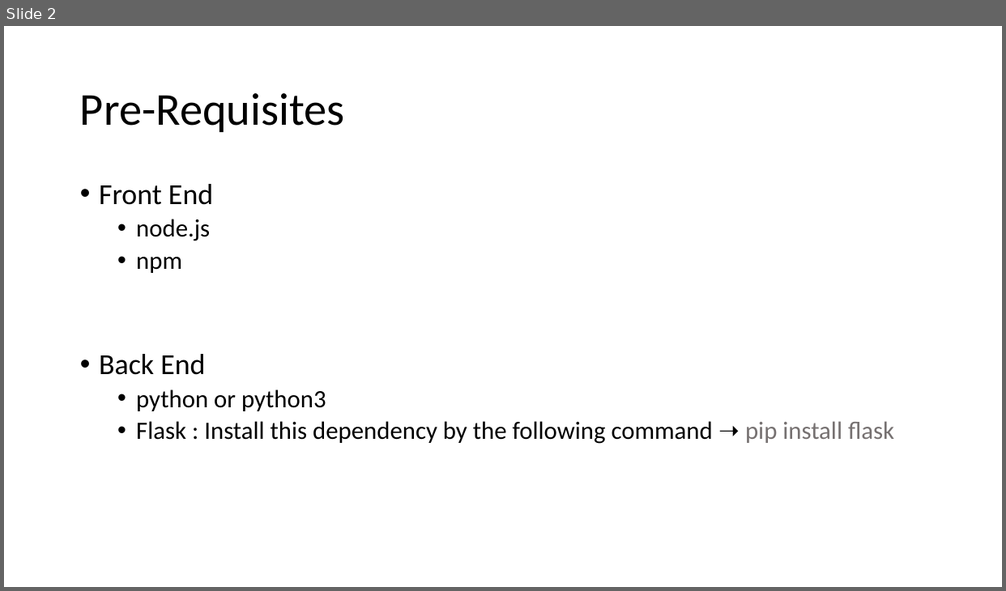
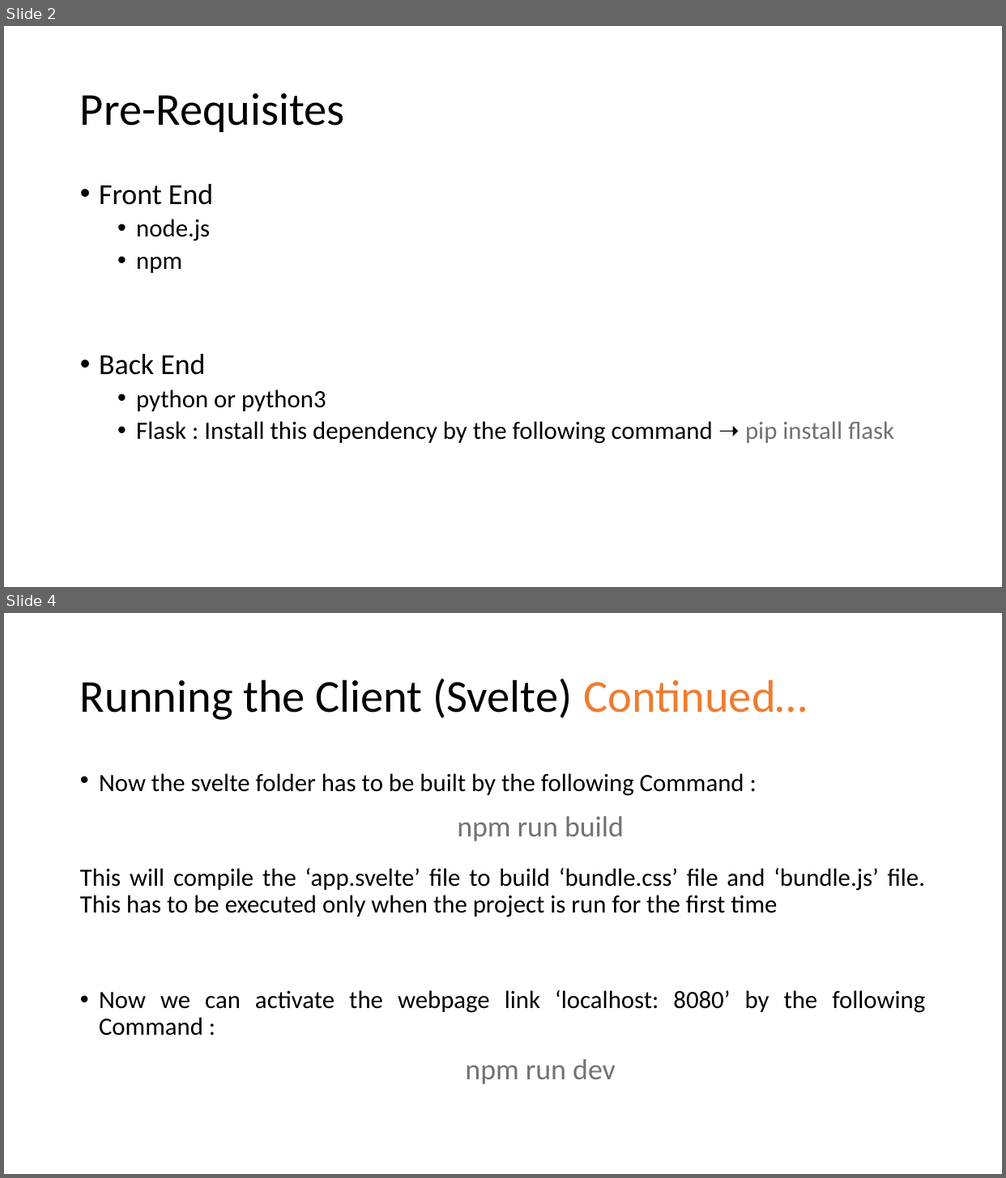
Before and after one commit to Saha-Kuljit-Shantanu/Image_Query_by_Analysing_Histogram_Distance, a slide deck: How to Run this project.pptx. Shown one above the other, each under a label of ours: slide 2 before the commit, slides 2 and 4 after it; the slides between them are not shown. The pictures are 1006x591 and 1006x1178 pixels, drawn with LibreOffice and Linux fonts; fonts in the diff are those of the drawing. Boxes give left, top, right and bottom in pixels: in the first picture for what was removed or moved away, otherwise in the second. Text is boxed around its words. In the diff, an @@ line names an element or a change of style, - is before the commit and + after.

```diff
--- a/How to Run this project.pptx
+++ b/How to Run this project.pptx
@@ slide 4 added at <box>4,613,1002,1174</box>, background #FFFFFF @@
@@ title added at <box>80,679,807,720</box>, 44 pt, text #000000 @@
+Running the Client (Svelte) Continued…
@@ text added at <box>80,773,925,1084</box>, 24 pt, text #000000 @@
+• Now the svelte folder has to be built by the following Command :
+npm run build
+This will compile the ‘app.svelte’ file to build ‘bundle.css’ file and ‘bundle.js’ file. This has to be executed only when the project is run for the first time
+• Now we can activate the webpage link ‘localhost: 8080’ by the following Command :
+npm run dev
```
Also in this commit, not shown: 2 slides changed.
